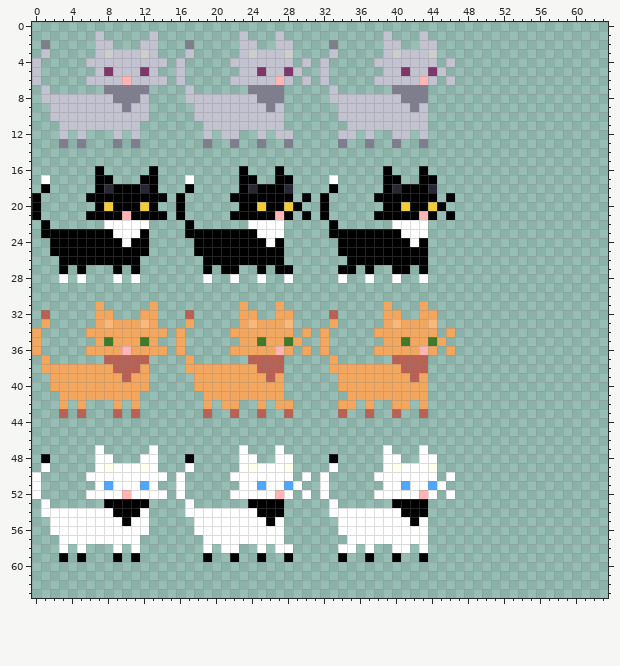
Pixel-art sprite -- Tiles/Katze (256x256).png. The picture above is the old version.
The file is 256x256 pixels, drawn in blocks of 4x4; one block is one cell here. The old version is drawn lined up with the new one.
Now the later version:
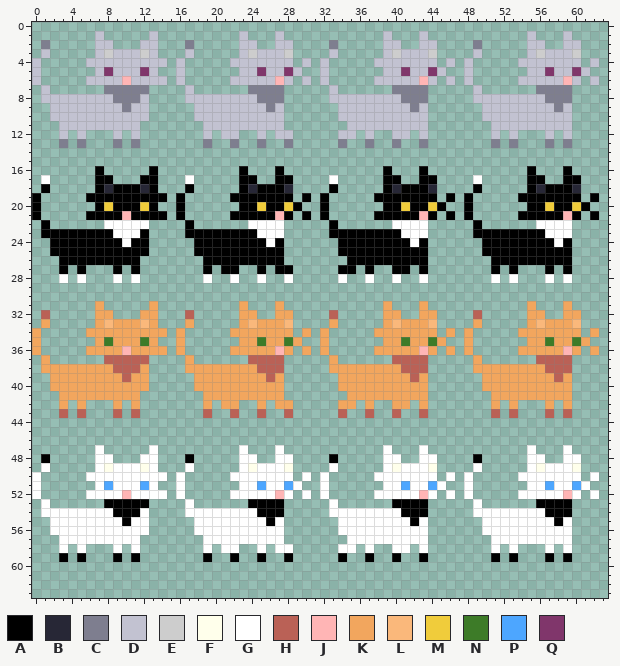
Palette (. is transparent): A #000000  B #272736  C #7e7e8f  D #c2c2d1  E #cdcdcd  F #ffffeb  G #ffffff  H #ba6156  J #ffb5b5  K #f2a65e  L #fab87b  M #f0cc3b  N #3d7b28  P #4da6ff  Q #80366b
Difference:
drawings rearranged on the sheet (the old picture shows each at its new place)
Changed rows in their new state; - is an unchanged pixel.
first column x 48:
 1 -------D---D---
 2 -C-----DD--DD--
 3 -D-----DEDDDE--
 4 D-----DDDDDDD-D
 5 D------DDQDDQD-
 6 D-----DDDDDJD-D
 7 -D------CCCC---
 8 -DDDDDDDDCCC---
 9 --DDDDDDDDCD---
10 --DDDDDDDDDD---
11 ---DDDDDDDDD---
12 ---D-D---D-D---
13 ---C-C---C-C---
16 -------A---A---
17 -G-----AA--AA--
18 -A-----ABAAAB--
19 A-----AAAAAAA-A
20 A------AAMAAMA-
21 A-----AAAAAJA-A
22 -A------GGGG---
23 -AAAAAAAAGGG---
24 --AAAAAAAAGA---
25 --AAAAAAAAAA---
26 ---AAAAAAAAA---
27 ---A-A---A-A---
28 ---G-G---G-G---
31 -------K---K---
32 -H-----KK--KK--
33 -K-----KLKKKL--
34 K-----KKKKKKK-K
35 K------KKNKKNK-
36 K-----KKKKKJK-K
37 -K------HHHH---
38 -KKKKKKKKHHH---
39 --KKKKKKKKHK---
40 --KKKKKKKKKK---
41 ---KKKKKKKKK---
42 ---K-K---K-K---
43 ---H-H---H-H---
first column x 48:
47 -------G---G---
48 -A-----GG--GG--
49 -G-----GFGGGF--
50 G-----GGGGGGG-G
51 G------GGPGGPG-
52 G-----GGGGGJG-G
53 -G------AAAA---
54 -GGGGGGGGAAA---
55 --GGGGGGGGAG---
56 --GGGGGGGGGG---
57 ---GGGGGGGGG---
58 ---G-G---G-G---
59 ---A-A---A-A---
